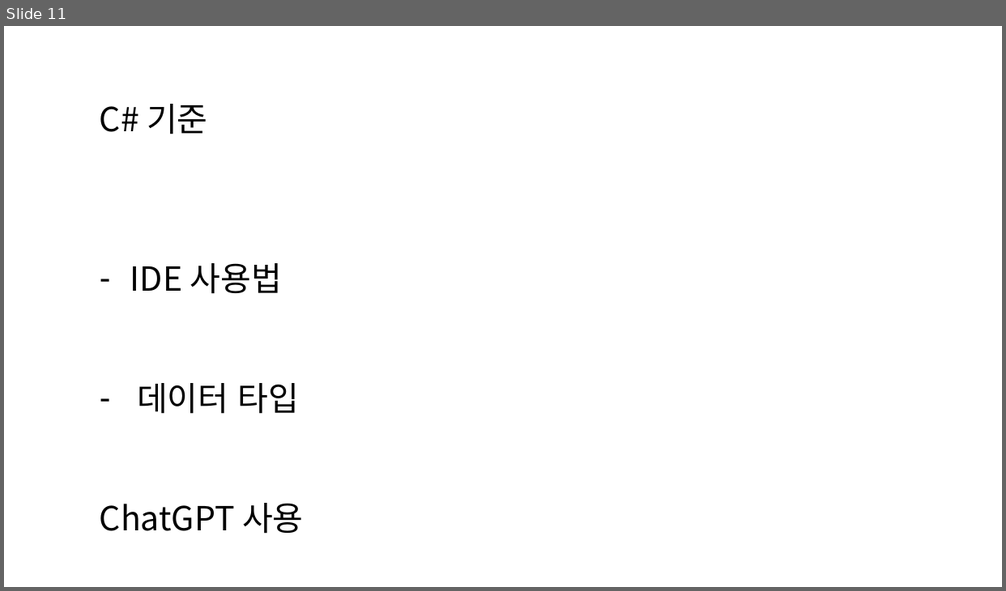
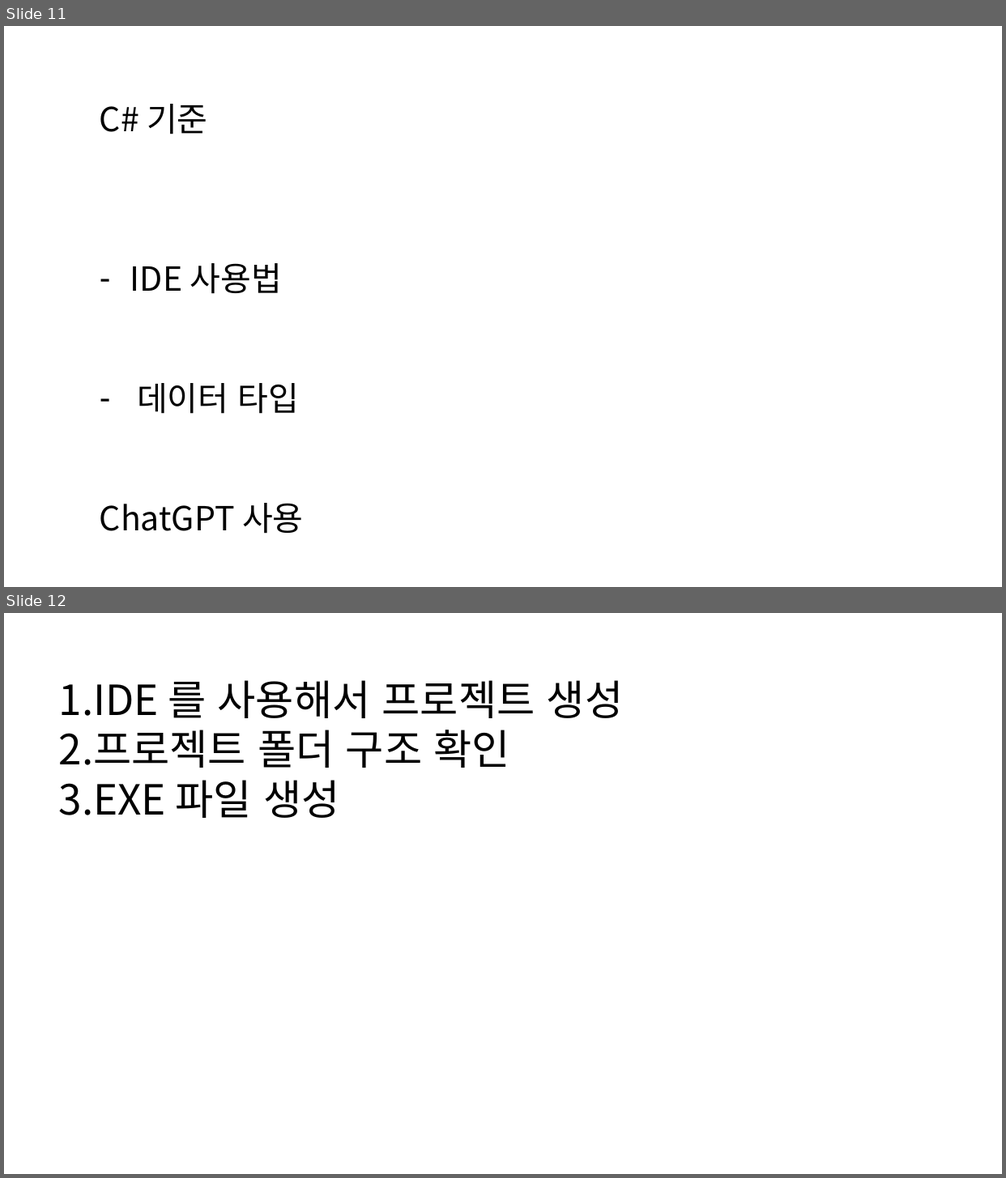
Before and after one commit to Pacman18/SantaClass, a slide deck: Week_1.pptx. Shown one above the other, each under a label of ours: slide 11 before the commit, slides 11 and 12 after it. The pictures are 1006x591 and 1006x1178 pixels, drawn with LibreOffice and Linux fonts; fonts in the diff are those of the drawing. Boxes give left, top, right and bottom in pixels: in the first picture for what was removed or moved away, otherwise in the second. Text is boxed around its words. In the diff, an @@ line names an element or a change of style, - is before the commit and + after.

```diff
--- a/Week_1.pptx
+++ b/Week_1.pptx
@@ slide 12 added at box(4, 613, 1002, 1174), background #FFFFFF @@
@@ text added at box(59, 680, 623, 818), 40 pt, text #000000 @@
+1. IDE 를 사용해서 프로젝트 생성
+2. 프로젝트 폴더 구조 확인
+3. EXE 파일 생성
```
Also in this commit, not shown: 1 other slide added.
